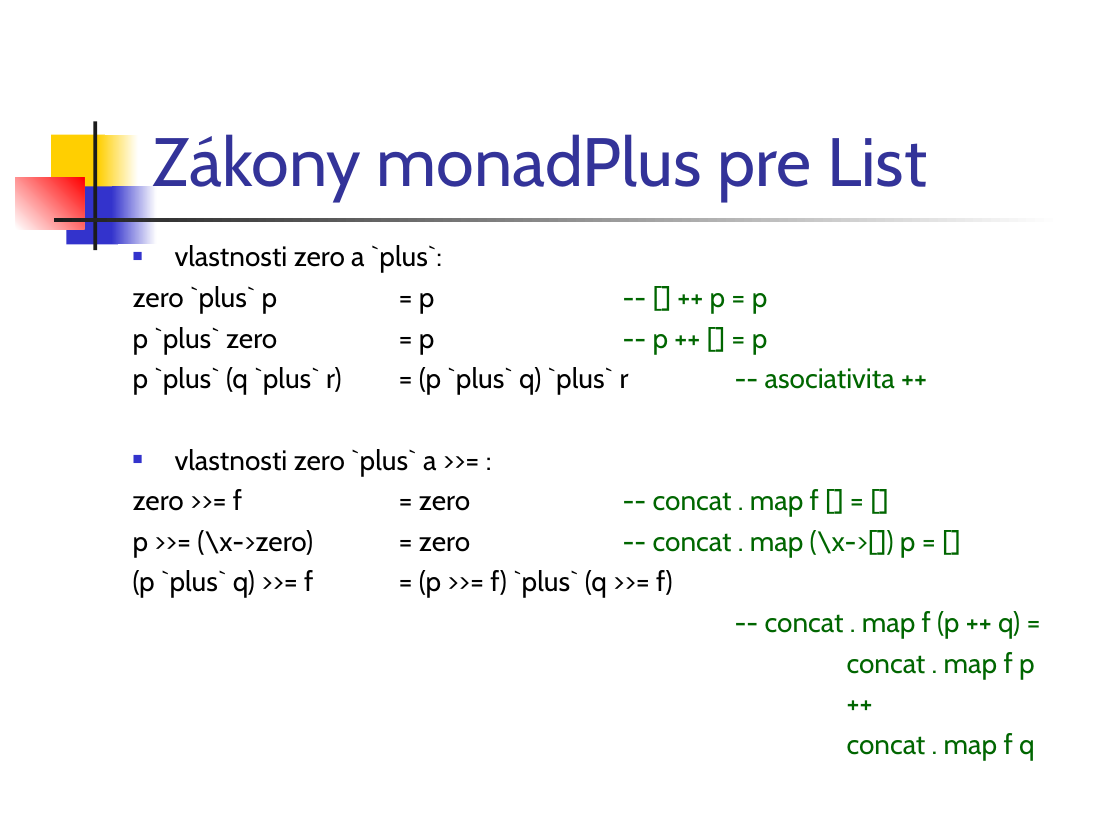
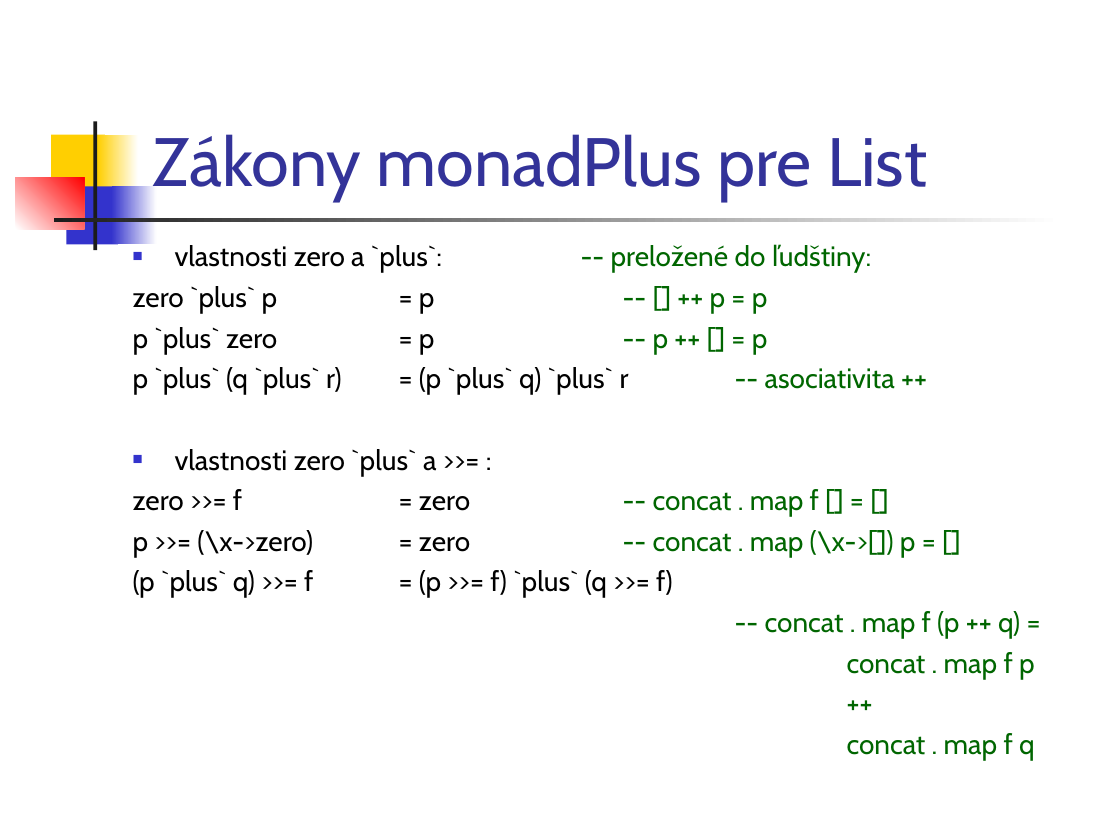
Before and after one commit to Funkcionalne/Prednasky, a slide deck: slide 12 of 12/12_fpro.ppt (slide 11 before the commit). Drawn at 1120x840 pixels with LibreOffice and Linux fonts; fonts in the diff are those of the drawing. Boxes give left, top, right and bottom in pixels: in the first picture for what was removed or moved away, otherwise in the second. Text is boxed around its words. In the diff, an @@ line names an element or a change of style, - is before the commit and + after.

```diff
--- a/12/12_fpro.ppt
+++ b/12/12_fpro.ppt
@@ text at (175, 245, 766, 273): text changed @@
-■ vlastnosti zero a `plus`:
+■ vlastnosti zero a `plus`: -- preložené do ľudštiny:
```
Also in this commit, not shown: 18 other slides changed, 2 slides added, 1 other file.
